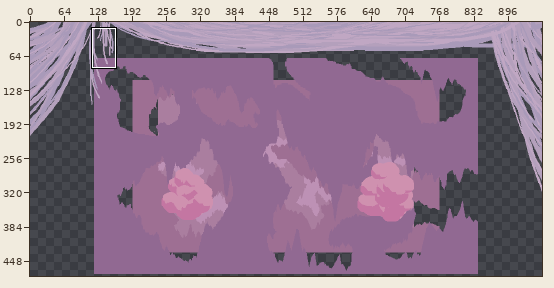
Edited in one commit: pixel-art file (Assets/Art/Background/sweet1.aseprite). Above: a wide view before the commit, with the close-up outlined.
Close-up. Before the commit:
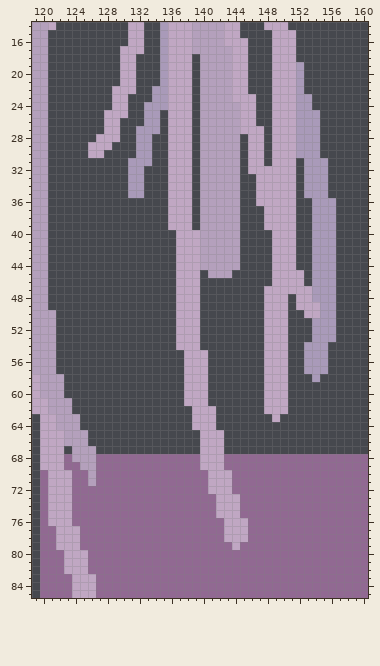
960x540 pixels, 1 frame. Shown: x 119..160, y 14..85. The wide view leaves out empty margins.
Once edited:
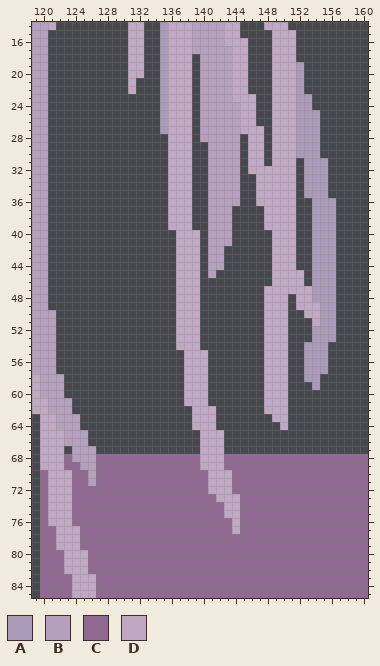
Palette (. is transparent): A #a99ab9  B #b4a0bc  C #916992  D #c0a7c3
Changes in this commit:
Layer "dragon's beard floss":
y 17: x 130 D -> .
y 18..20: x 130 D -> .; x 132 . -> D
y 21: x 130 D -> .
y 22..23: x 129..130 DD -> ..; x 134 A -> .
y 24: x 129..130 DD -> ..; x 133..134 AA -> ..
y 25: x 128..130 DDD -> ...; x 133..135 AA. -> ..A
y 26: x 128..129 DD -> ..; x 133..135 AA. -> ..A
y 27: x 128..129 DD -> ..; x 132..135 AAA. -> ...A
y 28: x 127..129 DDD -> ...; x 132..133 AA -> ..
y 29: x 126..128 DDD -> ...; x 132..133 AA -> ..; x 140 B -> .
y 30: x 126..127 DD -> ..; x 132..133 AA -> ..; x 140 B -> .
y 31: x 131..133 AAA -> ...; x 140 B -> .
y 32..35: x 131..132 AA -> ..; x 140 B -> .
y 36: x 140 B -> .
y 37..41: x 140 B -> .; x 144 B -> .
y 42..44: x 140 B -> .; x 143..144 BB -> ..
y 45: x 142..143 BB -> ..
y 51: x 154 A -> D
y 58: x 153 . -> A
y 59: x 154 . -> A
y 63..64: x 150 . -> D
y 74..75: x 142 D -> C
y 76..77: x 143 D -> C; x 145 D -> C
y 78: x 143..145 DDD -> CCC
y 79: x 144 D -> C
Pixel boxes of the changes (left, top, right, bottom) in both close-ups:
changed: (88, 46, 168, 198)
erased: (200, 142, 240, 278)
changed: (312, 318, 320, 326)
added: (280, 374, 320, 430)
changed: (216, 502, 248, 550)
